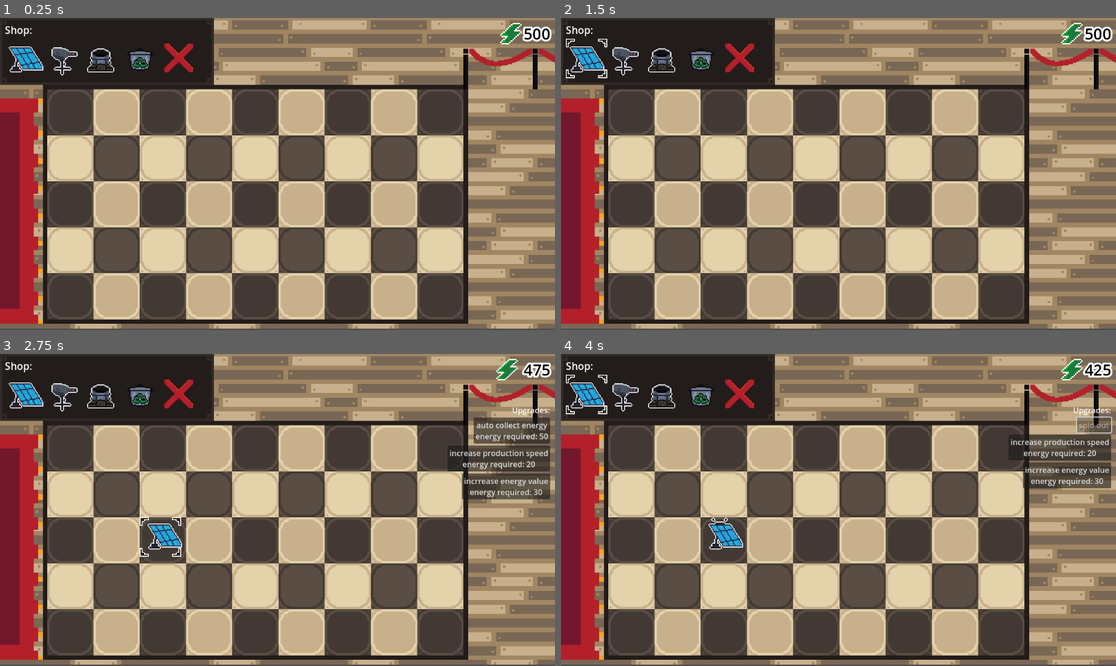
Above: before the commit, frames 1-4 (two rows, left to right).
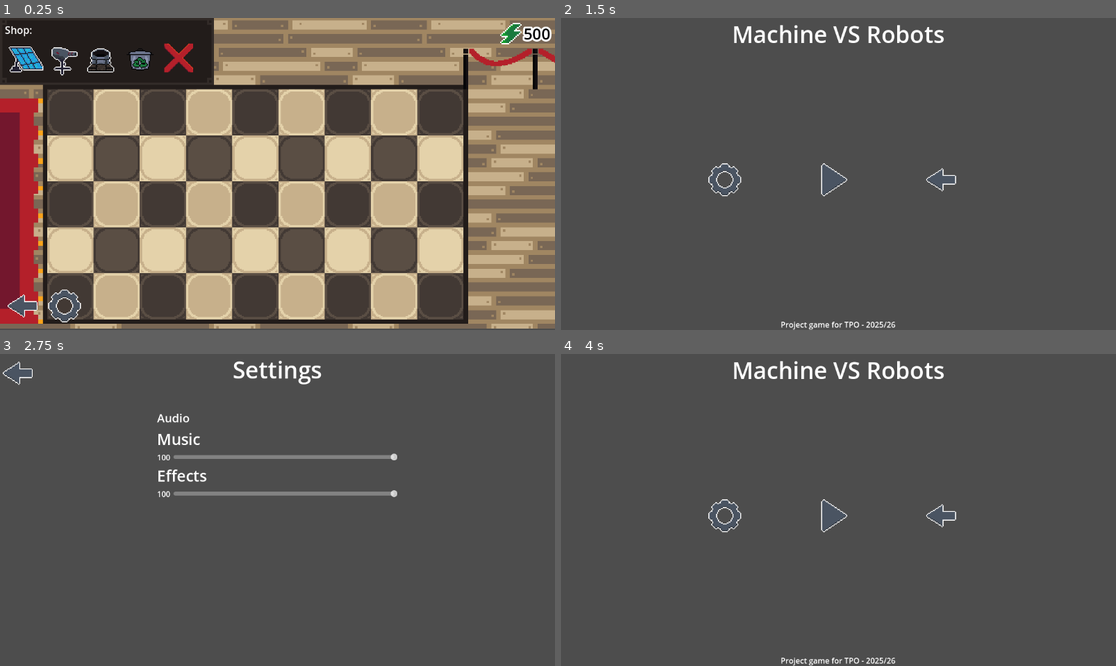
Above: after the commit, the same moments.

Repository: AuraDvin/MvR
Game: Godot game, scene res://levels/basic_level/basic_level.tscn
The game is run twice, just before and just after one commit, with the same random seed, the same clock (stepped at 60 frames per second) and the same inputs. This scene is started directly instead of the project's main scene.
Inputs (mouse positions are in pixels of both pictures, inside the frame that each line leads up to):
- Up to frame 1 (0.25 s): no input
- Up to frame 2 (1.5 s): click (588, 58) at 0.5 s; click (583, 305) at 1.27 s
- Up to frame 3 (2.75 s): click (166, 519) at 2.02 s
- Up to frame 4 (4 s): click (583, 378) at 2.77 s; click (1071, 432) at 3.5 s, where only the run before the commit has a clickable "auto collect energy energy re…"

The runs differ from the first frame. In frame 1, 0.6% of the frame differs, in the area x 1-15%, y 87-98%; in frame 2, 88%, in the area x 0-100%, y 0-100%; in frame 3, 86%; in frame 4, 86%.

Commit message:
the button update

Diff:
--- a/levels/basic_level/basic_level.gd
+++ b/levels/basic_level/basic_level.gd
@@ -13,11 +13,11 @@
 var lane_count = 5
 var cooldown = 0.5
 var grid_spaces = {}
-var current_wave_max_score: int = 999999
+var current_wave_max_score: int = INF
 
 var stop_spawning = false
 var local_cooldown = 0
-var current_wave_score: int = -999999
+var current_wave_score: int = -INF
 
 
 var towers = [
--- a/levels/menus/hud/hud.gd
+++ b/levels/menus/hud/hud.gd
@@ -3,6 +3,7 @@
 enum tower_type {SOLAR, TURRET, MORTAR}
 signal _mode_selectd(tower: tower_type)
 var selected_upgrades
+@onready var texture_button = $MarginContainer/HBoxContainer2/VBoxContainer/shopContainer/TextureButton
 
 # Called when the node enters the scene tree for the first time.
 func _ready():
@@ -17,6 +18,8 @@
 		var tb = child as TextureButton
 		tb.scale = tb.get_transform().get_scale() * 2
 	update_energy_value($"../Player".energy)
+
+
 
 
 
@@ -78,3 +81,11 @@
 
 func update_energy_value(new_value):
 	$MarginContainer/HBoxContainer2/VBoxContainer2/resources/energy_amount.text = str(new_value)
+
+
+func _on_back_pressed():
+	SceneSwitcher.returnToPrevScene()
+
+
+func _on_settings_pressed():
+	SceneSwitcher.switchScene("res://levels/menus/settings/settings.tscn")
--- a/levels/menus/hud/hud.tscn
+++ b/levels/menus/hud/hud.tscn
@@ -1,13 +1,17 @@
-[gd_scene load_steps=12 format=3 uid="uid://c7t5icwhp12gx"]
+[gd_scene load_steps=16 format=3 uid="uid://c7t5icwhp12gx"]
 
 [ext_resource type="Script" uid="uid://drmcio5yk84ap" path="res://levels/menus/hud/hud.gd" id="1_pnpax"]
 [ext_resource type="Texture2D" uid="uid://cfgb5ug1qj1xr" path="res://assets/textures/solar-pannel-sheet.png" id="1_vtdkw"]
 [ext_resource type="Texture2D" uid="uid://8hmvqxym3c6b" path="res://assets/textures/shooter-turret.png" id="3_5aamc"]
 [ext_resource type="Texture2D" uid="uid://blbh53yq7ouwg" path="res://assets/textures/energy.png" id="3_buv7h"]
 [ext_resource type="Texture2D" uid="uid://cou8mdpj3qrou" path="res://assets/textures/mortar.png" id="4_buv7h"]
+[ext_resource type="Texture2D" uid="uid://cwtr0qbej2i88" path="res://assets/textures/button-back-normal.png" id="7_ka03i"]
 [ext_resource type="Texture2D" uid="uid://c646ojx7odwbg" path="res://assets/textures/trash_can.png" id="7_tqvyd"]
 [ext_resource type="Texture2D" uid="uid://dnhh1sc2lkpq6" path="res://assets/textures/cancel.png" id="8_62nfb"]
+[ext_resource type="Texture2D" uid="uid://bralhae1f5kru" path="res://assets/textures/button-back-hover.png" id="8_k8m3l"]
 [ext_resource type="Texture2D" uid="uid://c50jlcy26h5y" path="res://assets/textures/selector.png" id="9_62nfb"]
+[ext_resource type="Texture2D" uid="uid://bwu6gk3a5366p" path="res://assets/textures/button-settings-normal.png" id="9_g1qdu"]
+[ext_resource type="Texture2D" uid="uid://on86gvdlm4f5" path="res://assets/textures/button-settings-hover.png" id="10_8i481"]
 
 [sub_resource type="AtlasTexture" id="AtlasTexture_y2vs7"]
 atlas = ExtResource("1_vtdkw")
@@ -87,6 +91,23 @@
 size_flags_vertical = 0
 texture_normal = ExtResource("8_62nfb")
 
+[node name="HBoxContainer" type="HBoxContainer" parent="MarginContainer/HBoxContainer2/VBoxContainer"]
+layout_mode = 2
+size_flags_horizontal = 0
+size_flags_vertical = 10
+
+[node name="back" type="TextureButton" parent="MarginContainer/HBoxContainer2/VBoxContainer/HBoxContainer"]
+layout_mode = 2
+size_flags_vertical = 0
+texture_normal = ExtResource("7_ka03i")
+texture_hover = ExtResource("8_k8m3l")
+
+[node name="settings" type="TextureButton" parent="MarginContainer/HBoxContainer2/VBoxContainer/HBoxContainer"]
+layout_mode = 2
+size_flags_vertical = 0
+texture_normal = ExtResource("9_g1qdu")
+texture_hover = ExtResource("10_8i481")
+
 [node name="VBoxContainer2" type="VBoxContainer" parent="MarginContainer/HBoxContainer2"]
 layout_mode = 2
 theme_override_constants/separation = 50
@@ -141,3 +162,6 @@
 offset_bottom = 40.0
 mouse_filter = 2
 texture = ExtResource("9_62nfb")
+
+[connection signal="pressed" from="MarginContainer/HBoxContainer2/VBoxContainer/HBoxContainer/back" to="." method="_on_back_pressed"]
+[connection signal="pressed" from="MarginContainer/HBoxContainer2/VBoxContainer/HBoxContainer/settings" to="." method="_on_settings_pressed"]
--- a/levels/menus/level_select/level_picker.tscn
+++ b/levels/menus/level_select/level_picker.tscn
@@ -1,9 +1,9 @@
 [gd_scene load_steps=5 format=3 uid="uid://dpxxvou3uyr11"]
 
 [ext_resource type="Script" uid="uid://euoguk1ty6fg" path="res://levels/menus/level_select/level_picker.gd" id="1_qsylp"]
-[ext_resource type="Texture2D" uid="uid://bbee0775bhm8o" path="res://assets/textures/left-arrow-icon.png" id="2_qsylp"]
+[ext_resource type="Texture2D" uid="uid://cwtr0qbej2i88" path="res://assets/textures/button-back-normal.png" id="2_qsylp"]
 [ext_resource type="PackedScene" uid="uid://bpr6i4auacjqh" path="res://levels/menus/level_select/level_selection_item.tscn" id="3_ed8i0"]
-[ext_resource type="Texture2D" uid="uid://qu7rnhs6e02e" path="res://assets/textures/right-arrow-icon.png" id="4_u55cg"]
+[ext_resource type="Texture2D" uid="uid://bralhae1f5kru" path="res://assets/textures/button-back-hover.png" id="3_u55cg"]
 
 [node name="LevelPicker" type="Control"]
 layout_mode = 3
@@ -26,26 +26,27 @@
 grow_vertical = 2
 theme_override_constants/separation = 320
 
-[node name="LeftLevelPickBTN" type="Button" parent="HBoxContainer"]
+[node name="LeftLevelPickBTN" type="TextureButton" parent="HBoxContainer"]
 custom_minimum_size = Vector2(100, 100)
 layout_mode = 2
+size_flags_vertical = 4
 focus_mode = 0
-icon = ExtResource("2_qsylp")
-flat = true
-expand_icon = true
+texture_normal = ExtResource("2_qsylp")
+texture_hover = ExtResource("3_u55cg")
 
 [node name="LevelSelectionItem" parent="HBoxContainer" instance=ExtResource("3_ed8i0")]
 layout_mode = 2
 size_flags_horizontal = 4
 
-[node name="RightLevelPickBTN" type="Button" parent="HBoxContainer"]
+[node name="RightLevelPickBTN" type="TextureButton" parent="HBoxContainer"]
 custom_minimum_size = Vector2(100, 100)
 layout_mode = 2
 size_flags_horizontal = 8
+size_flags_vertical = 4
 focus_mode = 0
-icon = ExtResource("4_u55cg")
-flat = true
-expand_icon = true
+texture_normal = ExtResource("2_qsylp")
+texture_hover = ExtResource("3_u55cg")
+flip_h = true
 
 [connection signal="pressed" from="HBoxContainer/LeftLevelPickBTN" to="." method="_on_left_level_pick_btn_pressed"]
 [connection signal="pressed" from="HBoxContainer/RightLevelPickBTN" to="." method="_on_right_level_pick_btn_pressed"]
--- a/levels/menus/level_select/level_select.tscn
+++ b/levels/menus/level_select/level_select.tscn
@@ -1,9 +1,9 @@
 [gd_scene load_steps=5 format=3 uid="uid://ckfkoclivdl6b"]
 
 [ext_resource type="Script" uid="uid://yi6swm0thjm7" path="res://levels/menus/level_select/level_select.gd" id="1_j0g6b"]
-[ext_resource type="Texture2D" uid="uid://cdjjomguti4jv" path="res://assets/textures/back-icon.png" id="2_rfsf6"]
 [ext_resource type="PackedScene" uid="uid://dpxxvou3uyr11" path="res://levels/menus/level_select/level_picker.tscn" id="2_u4u3e"]
-[ext_resource type="Texture2D" uid="uid://cts1ly866wacc" path="res://assets/textures/settings-icon.png" id="3_655n8"]
+[ext_resource type="Texture2D" uid="uid://cwtr0qbej2i88" path="res://assets/textures/button-back-normal.png" id="3_u4u3e"]
+[ext_resource type="Texture2D" uid="uid://bralhae1f5kru" path="res://assets/textures/button-back-hover.png" id="4_ekgce"]
 
 [node name="LevelSelect" type="Control"]
 layout_mode = 3
@@ -40,24 +40,23 @@
 dragging_enabled = false
 dragger_visibility = 2
 
-[node name="ReturnBTN" type="Button" parent="VBoxContainer/HSplitContainer"]
+[node name="ReturnBTN" type="TextureButton" parent="VBoxContainer/HSplitContainer"]
 custom_minimum_size = Vector2(100, 100)
 layout_mode = 2
 size_flags_horizontal = 0
 focus_mode = 0
-icon = ExtResource("2_rfsf6")
-flat = true
-expand_icon = true
+texture_normal = ExtResource("3_u4u3e")
+texture_hover = ExtResource("4_ekgce")
 
-[node name="SettingsBTN" type="Button" parent="VBoxContainer/HSplitContainer"]
+[node name="SettingsBTN" type="TextureButton" parent="VBoxContainer/HSplitContainer"]
 custom_minimum_size = Vector2(100, 100)
 layout_mode = 2
 size_flags_horizontal = 8
 size_flags_vertical = 4
 focus_mode = 0
-icon = ExtResource("3_655n8")
-flat = true
-expand_icon = true
+texture_normal = ExtResource("3_u4u3e")
+texture_hover = ExtResource("4_ekgce")
+flip_h = true
 
 [connection signal="pressed" from="VBoxContainer/HSplitContainer/ReturnBTN" to="." method="_on_return_btn_pressed"]
 [connection signal="pressed" from="VBoxContainer/HSplitContainer/SettingsBTN" to="." method="_on_settings_btn_pressed"]
--- a/levels/menus/main_menu/main_menu.tscn
+++ b/levels/menus/main_menu/main_menu.tscn
@@ -1,11 +1,14 @@
-[gd_scene load_steps=8 format=3 uid="uid://d0o7unf8sblwn"]
+[gd_scene load_steps=11 format=3 uid="uid://d0o7unf8sblwn"]
 
 [ext_resource type="Script" uid="uid://3b13wr3ettbf" path="res://levels/menus/main_menu/main_menu.gd" id="1_s1k5s"]
 [ext_resource type="PackedScene" uid="uid://ckfkoclivdl6b" path="res://levels/menus/level_select/level_select.tscn" id="2_0g4bd"]
-[ext_resource type="Texture2D" uid="uid://cts1ly866wacc" path="res://assets/textures/settings-icon.png" id="2_dpmub"]
 [ext_resource type="LabelSettings" uid="uid://dk5rixitres36" path="res://misc/PageTitleLabelTheme.tres" id="3_2gskt"]
-[ext_resource type="Texture2D" uid="uid://dvb6qqkwe8ax1" path="res://assets/textures/play-icon.png" id="3_g0xku"]
-[ext_resource type="Texture2D" uid="uid://wsiuryiq4uch" path="res://assets/textures/exit-icon.png" id="4_4l573"]
+[ext_resource type="Texture2D" uid="uid://bwu6gk3a5366p" path="res://assets/textures/button-settings-normal.png" id="4_m7ver"]
+[ext_resource type="Texture2D" uid="uid://on86gvdlm4f5" path="res://assets/textures/button-settings-hover.png" id="5_jpnl1"]
+[ext_resource type="Texture2D" uid="uid://3lhb6jv7qhu5" path="res://assets/textures/button-play-normal.png" id="6_yika2"]
+[ext_resource type="Texture2D" uid="uid://bk5hv6sur2uld" path="res://assets/textures/button-play-hover.png" id="7_ksmip"]
+[ext_resource type="Texture2D" uid="uid://cwtr0qbej2i88" path="res://assets/textures/button-back-normal.png" id="8_jpnl1"]
+[ext_resource type="Texture2D" uid="uid://bralhae1f5kru" path="res://assets/textures/button-back-hover.png" id="9_yika2"]
 
 [sub_resource type="Theme" id="Theme_6huvb"]
 
@@ -42,26 +45,23 @@
 size_flags_vertical = 6
 theme_override_constants/separation = 126
 
-[node name="SettingsBTN" type="Button" parent="VBoxContainer/HBoxContainer"]
+[node name="SettingsBTN" type="TextureButton" parent="VBoxContainer/HBoxContainer"]
 custom_minimum_size = Vector2(100, 100)
 layout_mode = 2
-icon = ExtResource("2_dpmub")
-flat = true
-expand_icon = true
+texture_normal = ExtResource("4_m7ver")
+texture_hover = ExtResource("5_jpnl1")
 
-[node name="PlayBTN" type="Button" parent="VBoxContainer/HBoxContainer"]
+[node name="PlayBTN" type="TextureButton" parent="VBoxContainer/HBoxContainer"]
 custom_minimum_size = Vector2(100, 100)
 layout_mode = 2
-icon = ExtResource("3_g0xku")
-flat = true
-expand_icon = true
+texture_normal = ExtResource("6_yika2")
+texture_hover = ExtResource("7_ksmip")
 
-[node name="QuitBTN" type="Button" parent="VBoxContainer/HBoxContainer"]
+[node name="QuitBTN" type="TextureButton" parent="VBoxContainer/HBoxContainer"]
 custom_minimum_size = Vector2(100, 100)
 layout_mode = 2
-icon = ExtResource("4_4l573")
-flat = true
-expand_icon = true
+texture_normal = ExtResource("8_jpnl1")
+texture_hover = ExtResource("9_yika2")
 
 [node name="Label" type="Label" parent="VBoxContainer"]
 layout_mode = 2
--- a/levels/menus/settings/settings.tscn
+++ b/levels/menus/settings/settings.tscn
@@ -1,7 +1,8 @@
-[gd_scene load_steps=6 format=3 uid="uid://cda4i2ncmge2x"]
+[gd_scene load_steps=7 format=3 uid="uid://cda4i2ncmge2x"]
 
 [ext_resource type="Script" uid="uid://xi7rhi2d0kjs" path="res://levels/menus/settings/settings.gd" id="1_uu6rw"]
-[ext_resource type="Texture2D" uid="uid://cdjjomguti4jv" path="res://assets/textures/back-icon.png" id="2_ifqal"]
+[ext_resource type="Texture2D" uid="uid://cwtr0qbej2i88" path="res://assets/textures/button-back-normal.png" id="2_15gkg"]
+[ext_resource type="Texture2D" uid="uid://bralhae1f5kru" path="res://assets/textures/button-back-hover.png" id="3_d17uv"]
 [ext_resource type="LabelSettings" uid="uid://dk5rixitres36" path="res://misc/PageTitleLabelTheme.tres" id="3_ifqal"]
 [ext_resource type="LabelSettings" uid="uid://ddwwuccbw03wi" path="res://misc/PageSubtitleLabelTheme.tres" id="4_rrw4a"]
 [ext_resource type="LabelSettings" uid="uid://cbqx3qie0kyui" path="res://misc/LabelTheme.tres" id="5_15gkg"]
@@ -15,14 +16,13 @@
 grow_vertical = 2
 script = ExtResource("1_uu6rw")
 
-[node name="ReturnBTN" type="Button" parent="."]
+[node name="ReturnBTN" type="TextureButton" parent="."]
 custom_minimum_size = Vector2(100, 100)
 layout_mode = 0
 offset_right = 100.0
 offset_bottom = 100.0
-icon = ExtResource("2_ifqal")
-flat = true
-expand_icon = true
+texture_normal = ExtResource("2_15gkg")
+texture_hover = ExtResource("3_d17uv")
 
 [node name="VBoxContainer" type="VBoxContainer" parent="."]
 layout_mode = 1
Binary file added: assets/textures/button-back-hover.png
Not shown, added: assets/textures/button-back-hover.png.import
Binary file added: assets/textures/button-back-normal.png
Not shown, added: assets/textures/button-back-normal.png.import
Binary file added: assets/textures/button-play-hover.png
Not shown, added: assets/textures/button-play-hover.png.import
Binary file added: assets/textures/button-play-normal.png
Not shown, added: assets/textures/button-play-normal.png.import
Binary file added: assets/textures/button-settings-hover.png
Not shown, added: assets/textures/button-settings-hover.png.import
Binary file added: assets/textures/button-settings-normal.png
Not shown, added: assets/textures/button-settings-normal.png.import
